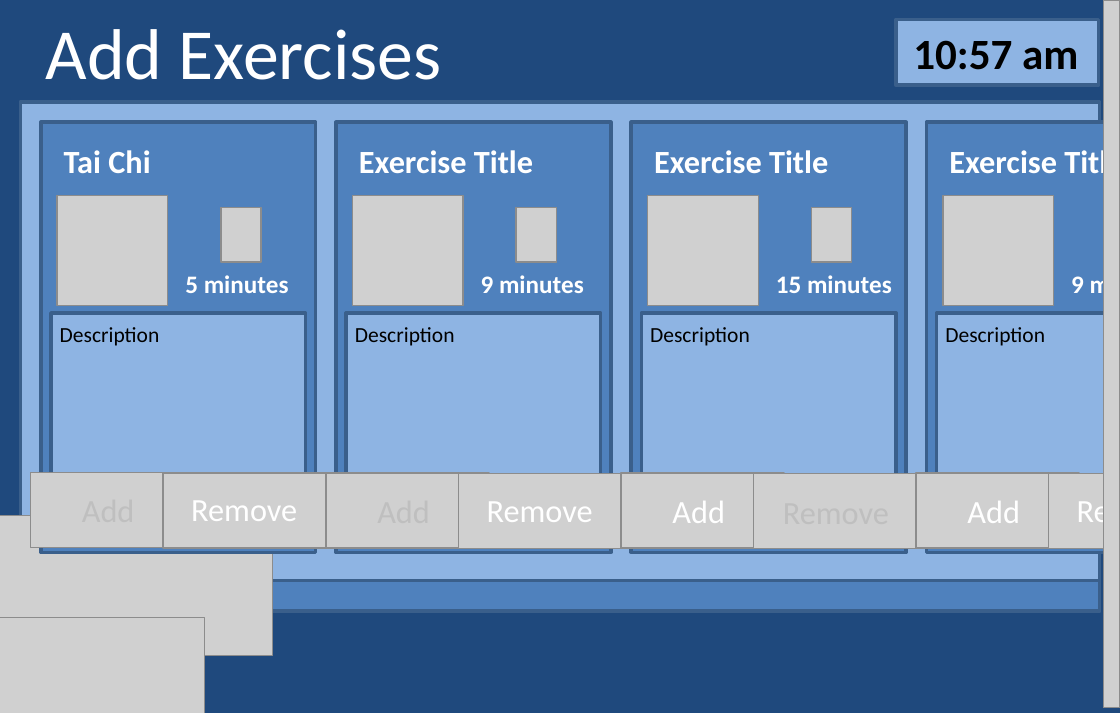
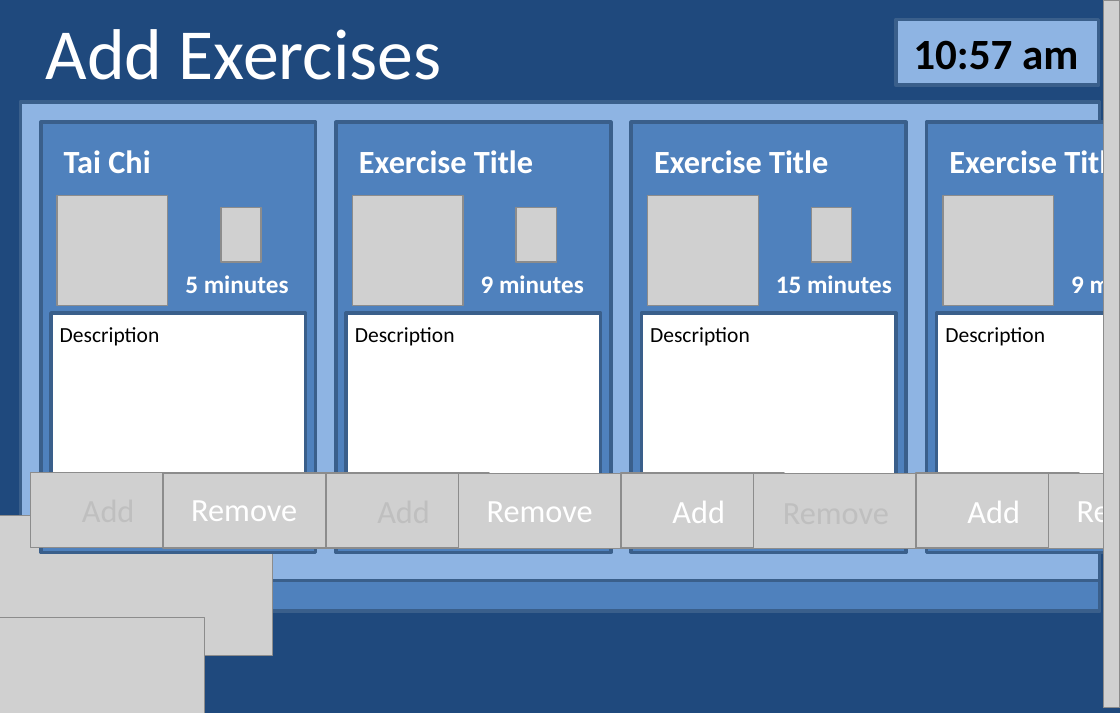
Before and after one commit to Gordo851/Design, a slide deck: slide 3 of story_board.pptx. Drawn at 1120x713 pixels with LibreOffice and Linux fonts; fonts in the diff are those of the drawing; grey boxes stand for pictures. Boxes give left, top, right and bottom in pixels: in the first picture for what was removed or moved away, otherwise in the second. Text is boxed around its words. In the diff, an @@ line names an element or a change of style, - is before the commit and + after.

```diff
--- a/story_board.pptx
+++ b/story_board.pptx
@@ fill #8EB4E3 to #FFFFFF in 4 elements at [50,313,305,477], [347,313,601,477], [641,313,896,477], [938,313,1120,477] @@
```
Also in this commit, not shown: 4 other slides changed.
